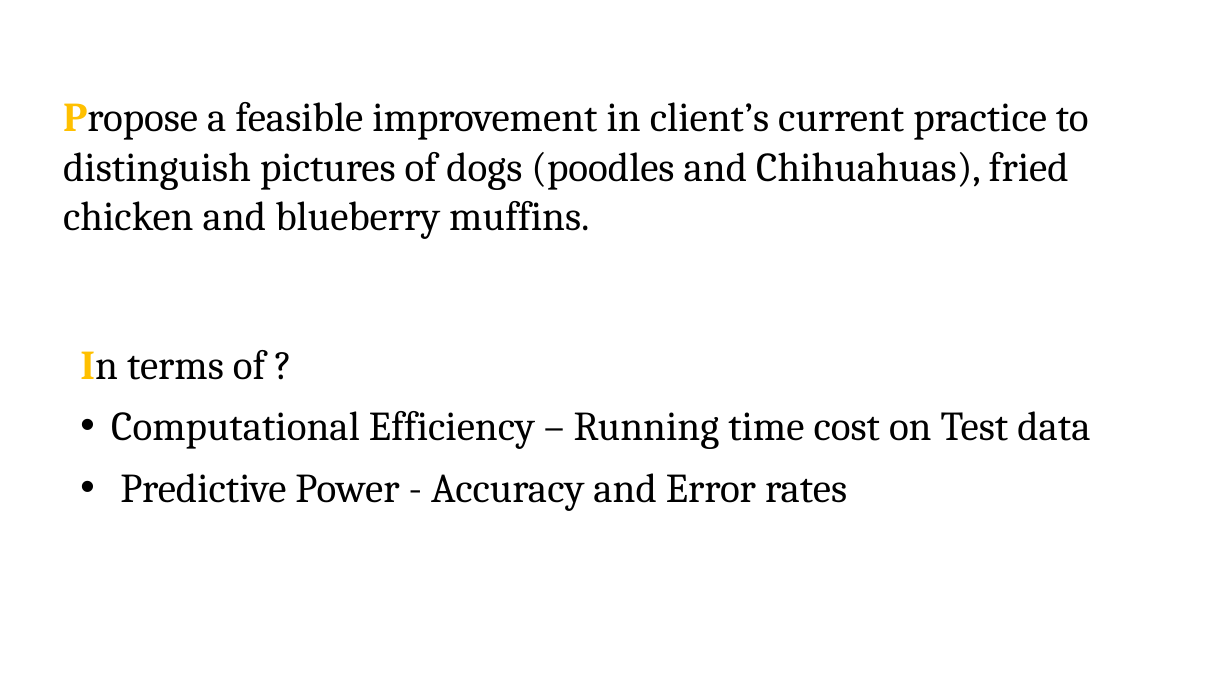
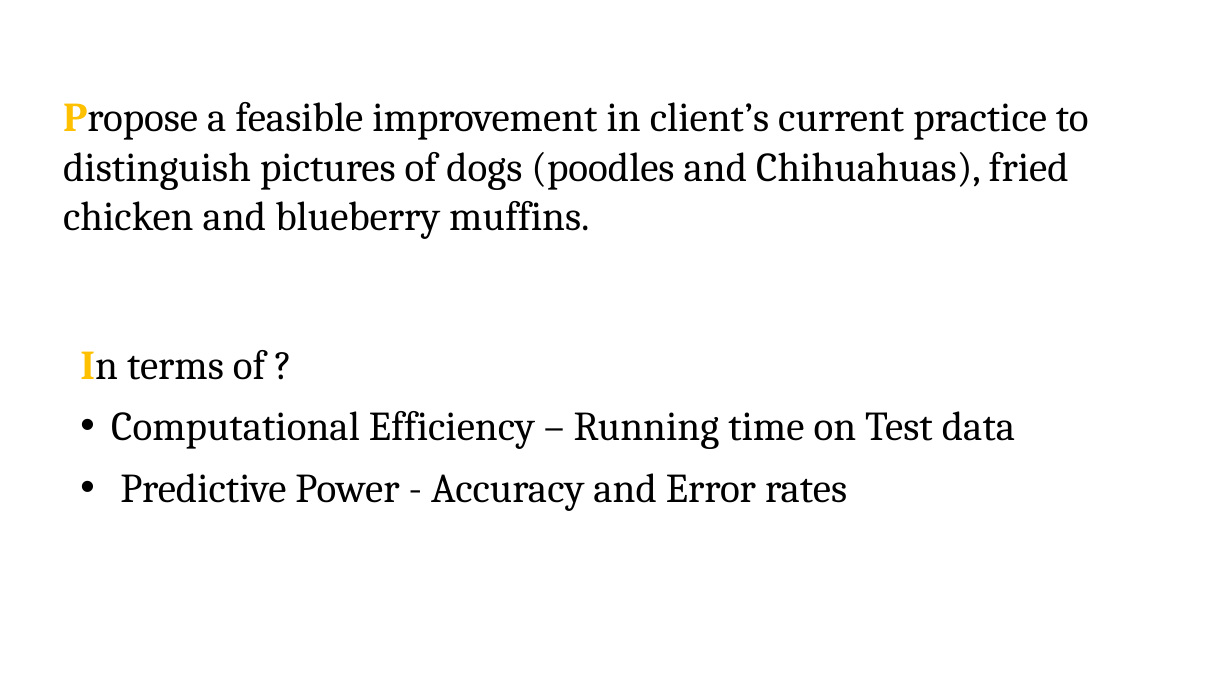
Before and after one commit to TZstatsADS/Spring2018-Project3-Group7, a slide deck: slide 4 of grp7_V2.pptx. Drawn at 1232x693 pixels with LibreOffice and Linux fonts; fonts in the diff are those of the drawing. Boxes give left, top, right and bottom in pixels: in the first picture for what was removed or moved away, otherwise in the second. Text is boxed around its words. In the diff, an @@ line names an element or a change of style, - is before the commit and + after.

```diff
--- a/grp7_V2.pptx
+++ b/grp7_V2.pptx
@@ text at box(111, 411, 1015, 449): text changed @@
-• Computational Efficiency – Running time cost on Test data
+• Computational Efficiency – Running time on Test data
```
Also in this commit, not shown: 2 other slides changed.
